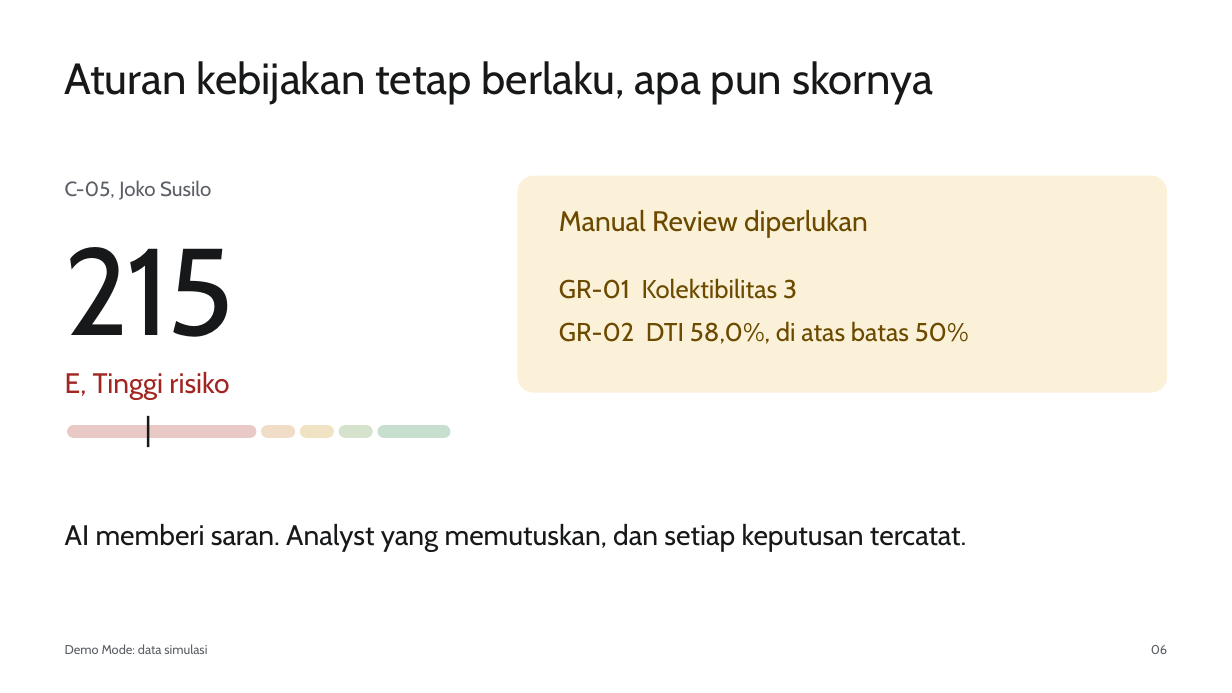
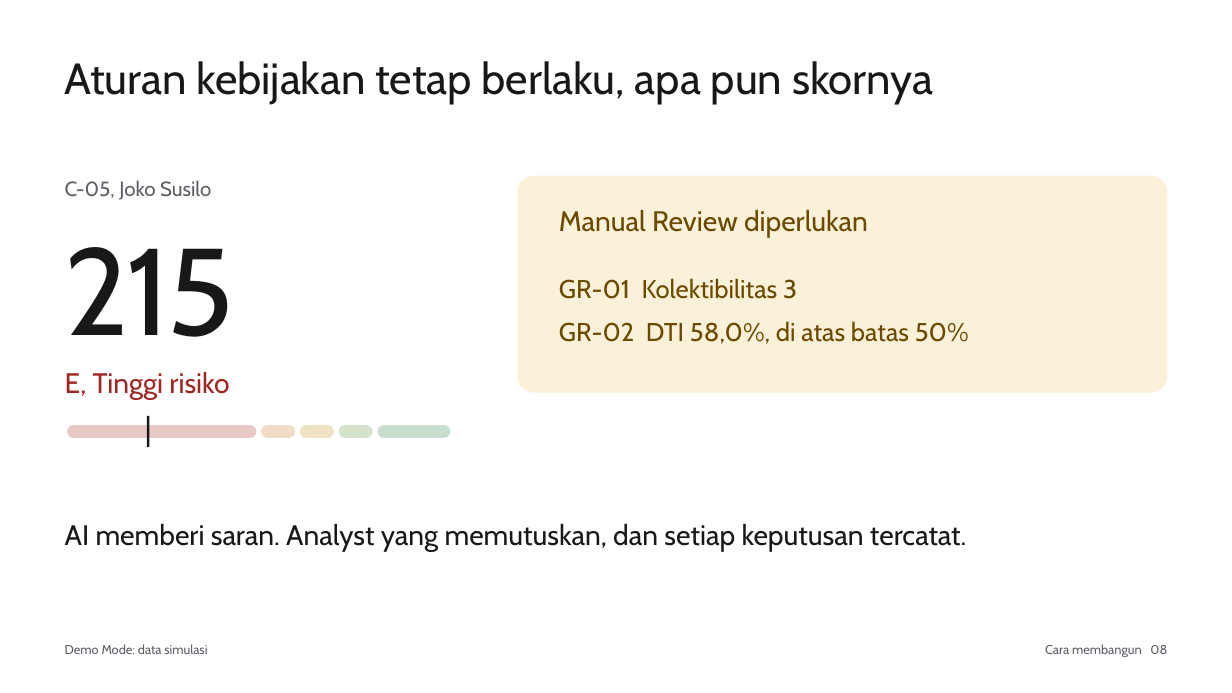
Before and after one commit to hartono0297/credit-score, a slide deck: slide 8 of 04_presentation/presentation.pptx (slide 6 before the commit). Drawn at 1232x693 pixels with LibreOffice and Linux fonts; fonts in the diff are those of the drawing. Boxes give left, top, right and bottom in pixels: in the first picture for what was removed or moved away, otherwise in the second. Text is boxed around its words. In the diff, an @@ line names an element or a change of style, - is before the commit and + after.

```diff
--- a/04_presentation/presentation.pptx
+++ b/04_presentation/presentation.pptx
@@ text at (x1=1045, y1=644, x2=1167, y2=657): text changed @@
-06
+Cara membangun 08
```
Also in this commit, not shown: 8 other slides changed, 3 slides added, 1 slide removed, 9 other files.
